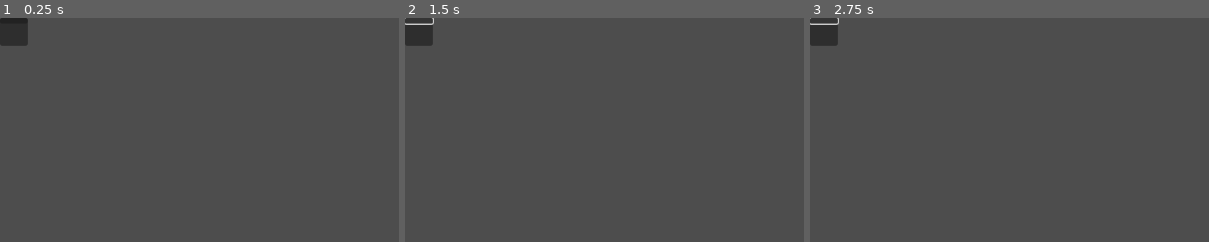
Above: before the commit, frames 1-3 (left to right).
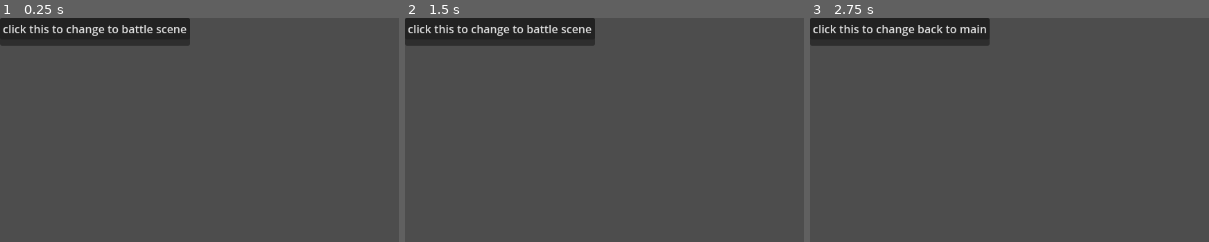
Above: after the commit, the same moments.

Repository: MinhPhan23/Eclipse
Game: Godot game, scene res://main.tscn
The game is run twice, just before and just after one commit, with the same random seed, the same clock (stepped at 60 frames per second) and the same inputs. Before the commit the project has no main scene; this scene is started directly in both runs.
Inputs (mouse positions are % of the whole screen's width and height, from its top left; square brackets give the same spot before the commit, where the layout moved):
- Up to frame 1 (0.25 s): no input
- Up to frame 2 (1.5 s): click (12, 2) [2, 1] at 0.5 s; click (11, 2) [2, 1] at 1.25 s
- Up to frame 3 (2.75 s): click (12, 2) [2, 1] at 2 s
The pictures show only the part of the screen within x 0-50%, y 0-50%; the shares and areas given below are measured in that part.

The runs differ from the first frame. In frame 1, 4.9% of the frame differs, in the area x 0-48%, y 0-13%; in frame 2, 5.0%; in frame 3, 4.7%.

Commit message:
Implment scene switch

Diff:
--- /dev/null
+++ b/Eclipse/battle/battle.gd
@@ -0,0 +1,21 @@
+extends Node2D
+
+@onready var choicesDialog = $"ChoicesDiaglog"
+var main_scene
+
+# Called when the node enters the scene tree for the first time.
+func _ready():
+	choicesDialog.choices = ["click this to change back to main"]
+	choicesDialog.visible = true
+
+# Called every frame. 'delta' is the elapsed time since the previous frame.
+func _process(delta):
+	pass
+
+
+func _on_choices_diaglog_selected(index):
+	var tree = get_tree()
+	var battle_scene = tree.get_current_scene()
+	tree.get_root().add_child(main_scene)
+	tree.get_root().remove_child(battle_scene)
+	tree.set_current_scene(main_scene)
--- /dev/null
+++ b/Eclipse/battle/battle.tscn
@@ -0,0 +1,11 @@
+[gd_scene load_steps=3 format=3 uid="uid://qi7rp2f7mj05"]
+
+[ext_resource type="Script" path="res://battle/battle.gd" id="1_2nlbe"]
+[ext_resource type="PackedScene" uid="uid://c64uy1rch2p8m" path="res://utils/choices_diaglog.tscn" id="1_7eusi"]
+
+[node name="Battle" type="Node2D"]
+script = ExtResource("1_2nlbe")
+
+[node name="ChoicesDiaglog" parent="." instance=ExtResource("1_7eusi")]
+
+[connection signal="SELECTED" from="ChoicesDiaglog" to="." method="_on_choices_diaglog_selected"]
--- /dev/null
+++ b/Eclipse/main.gd
@@ -0,0 +1,24 @@
+extends Node2D
+
+@onready var choicesDialog = $"ChoicesDiaglog"
+
+var battle_scene_preload = preload("res://battle/battle.tscn")
+
+# Called when the node enters the scene tree for the first time.
+func _ready():
+	choicesDialog.choices = ["click this to change to battle scene"]
+	choicesDialog.visible = true
+
+# Called every frame. 'delta' is the elapsed time since the previous frame.
+func _process(delta):
+	pass
+
+
+func _on_choices_diaglog_selected(index):
+	var battle_scene = battle_scene_preload.instantiate()
+	var tree = get_tree()
+	var main_scene = tree.get_current_scene()
+	battle_scene.main_scene = main_scene
+	tree.get_root().add_child(battle_scene)
+	tree.get_root().remove_child(main_scene)
+	tree.set_current_scene(battle_scene)
--- a/Eclipse/main.tscn
+++ b/Eclipse/main.tscn
@@ -1,16 +1,11 @@
-[gd_scene format=3 uid="uid://bq6dpquy2j4yg"]
+[gd_scene load_steps=3 format=3 uid="uid://b2y7dn5em2ytj"]
 
-[node name="Node2D" type="Node2D"]
+[ext_resource type="Script" path="res://main.gd" id="1_1kue1"]
+[ext_resource type="PackedScene" uid="uid://c64uy1rch2p8m" path="res://utils/choices_diaglog.tscn" id="1_32q6n"]
 
-[node name="PanelContainer" type="PanelContainer" parent="."]
-offset_right = 40.0
-offset_bottom = 40.0
+[node name="Main" type="Node2D"]
+script = ExtResource("1_1kue1")
 
-[node name="MarginContainer" type="MarginContainer" parent="PanelContainer"]
-layout_mode = 2
+[node name="ChoicesDiaglog" parent="." instance=ExtResource("1_32q6n")]
 
-[node name="VBoxContainer" type="VBoxContainer" parent="PanelContainer/MarginContainer"]
-layout_mode = 2
-
-[node name="Button" type="Button" parent="PanelContainer/MarginContainer/VBoxContainer"]
-layout_mode = 2
+[connection signal="SELECTED" from="ChoicesDiaglog" to="." method="_on_choices_diaglog_selected"]
--- a/Eclipse/project.godot
+++ b/Eclipse/project.godot
@@ -11,5 +11,29 @@
 [application]
 
 config/name="Eclipse"
+run/main_scene="res://main.tscn"
 config/features=PackedStringArray("4.2", "Forward Plus")
 config/icon="res://icon.svg"
+
+[input]
+
+move_left={
+"deadzone": 0.5,
+"events": [Object(InputEventKey,"resource_local_to_scene":false,"resource_name":"","device":-1,"window_id":0,"alt_pressed":false,"shift_pressed":false,"ctrl_pressed":false,"meta_pressed":false,"pressed":false,"keycode":0,"physical_keycode":65,"key_label":0,"unicode":97,"echo":false,"script":null)
+]
+}
+move_right={
+"deadzone": 0.5,
+"events": [Object(InputEventKey,"resource_local_to_scene":false,"resource_name":"","device":-1,"window_id":0,"alt_pressed":false,"shift_pressed":false,"ctrl_pressed":false,"meta_pressed":false,"pressed":false,"keycode":0,"physical_keycode":68,"key_label":0,"unicode":100,"echo":false,"script":null)
+]
+}
+move_up={
+"deadzone": 0.5,
+"events": [Object(InputEventKey,"resource_local_to_scene":false,"resource_name":"","device":-1,"window_id":0,"alt_pressed":false,"shift_pressed":false,"ctrl_pressed":false,"meta_pressed":false,"pressed":false,"keycode":0,"physical_keycode":87,"key_label":0,"unicode":119,"echo":false,"script":null)
+]
+}
+move_down={
+"deadzone": 0.5,
+"events": [Object(InputEventKey,"resource_local_to_scene":false,"resource_name":"","device":-1,"window_id":0,"alt_pressed":false,"shift_pressed":false,"ctrl_pressed":false,"meta_pressed":false,"pressed":false,"keycode":0,"physical_keycode":83,"key_label":0,"unicode":115,"echo":false,"script":null)
+]
+}
--- /dev/null
+++ b/Eclipse/utils/choices_diaglog.gd
@@ -0,0 +1,38 @@
+extends PanelContainer
+
+signal SELECTED(index)
+
+@onready var choices_list = $"MarginContainer/Choices"
+@onready var choice_prefab = $"MarginContainer/Choices/Button"
+
+var choices:
+	set(value):
+		choices = value
+		init_buttons()
+
+# Called when the node enters the scene tree for the first time.
+func _ready():
+	choices_list.get_child(0).pressed.connect(on_choice.bind(0))
+
+func init_buttons():
+	var button
+
+	while choices_list.get_child_count() > 1:
+		button = choices_list.get_child(choices_list.get_child_count() - 1)
+		choices_list.remove_child((button))
+		button.queue_free()
+
+	for choice_index in range(choices.size()):
+		if (choice_index == 0):
+			choices_list.get_child(0).text = choices[choice_index]
+		else:
+			choices_list.add_child(choice_prefab.duplicate())
+			choices_list.get_child(choice_index).text = choices[choice_index]
+			choices_list.get_child(choice_index).pressed.connect(on_choice.bind(choice_index))
+
+# Called every frame. 'delta' is the elapsed time since the previous frame.
+func _process(delta):
+	pass
+
+func on_choice(choice_index):
+	SELECTED.emit(choice_index)
--- /dev/null
+++ b/Eclipse/utils/choices_diaglog.tscn
@@ -0,0 +1,17 @@
+[gd_scene load_steps=2 format=3 uid="uid://c64uy1rch2p8m"]
+
+[ext_resource type="Script" path="res://utils/choices_diaglog.gd" id="1_1ph4e"]
+
+[node name="ChoicesDiaglog" type="PanelContainer"]
+offset_right = 40.0
+offset_bottom = 40.0
+script = ExtResource("1_1ph4e")
+
+[node name="MarginContainer" type="MarginContainer" parent="."]
+layout_mode = 2
+
+[node name="Choices" type="VBoxContainer" parent="MarginContainer"]
+layout_mode = 2
+
+[node name="Button" type="Button" parent="MarginContainer/Choices"]
+layout_mode = 2
